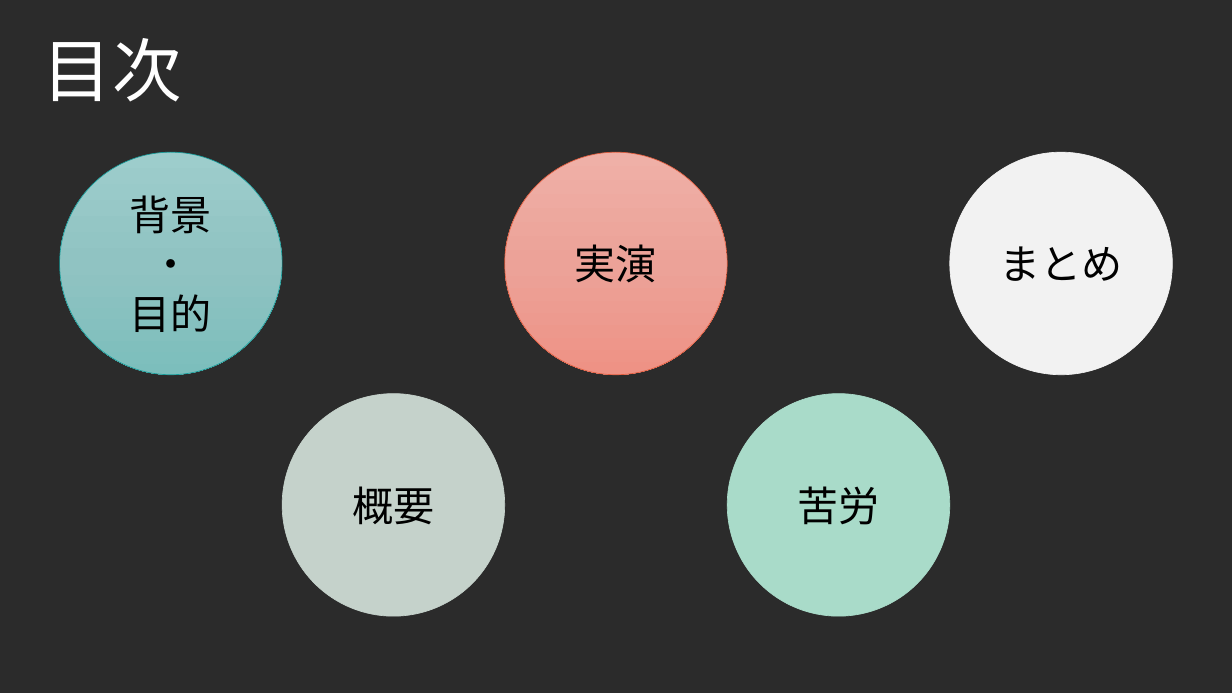
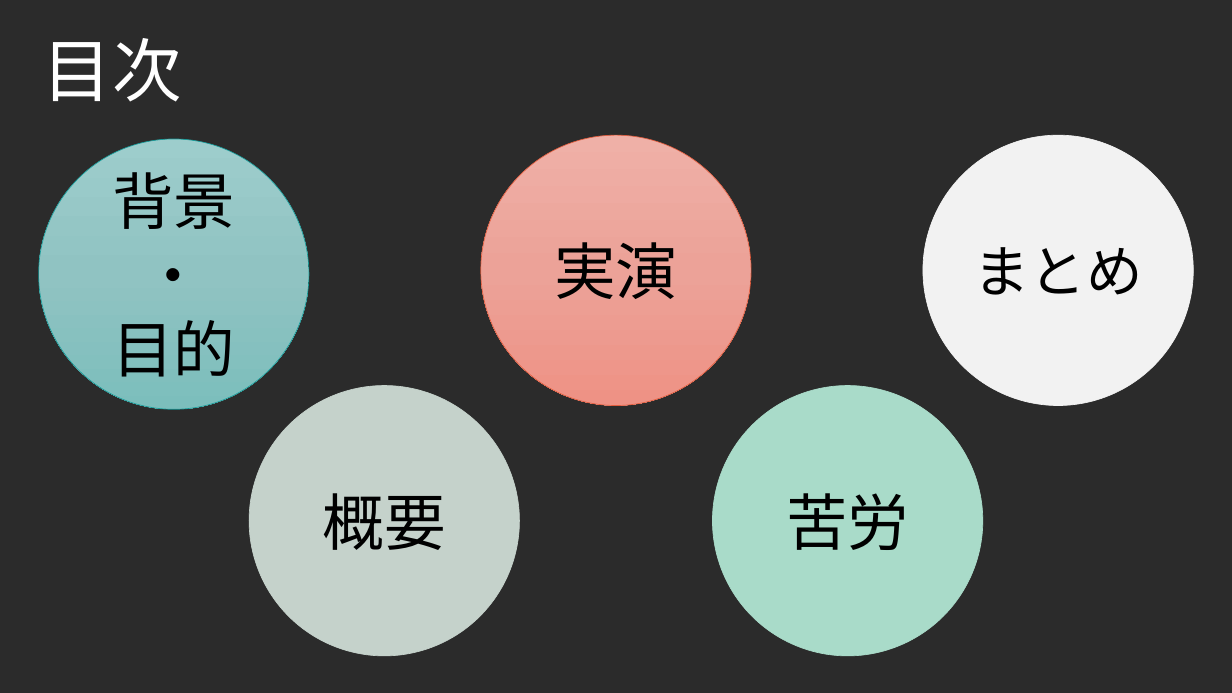
Before and after one commit to Fir4fly/Graduation-Project_specification, a slide deck: slide 2 of 総合制作実習.pptx. Drawn at 1232x693 pixels with LibreOffice and Linux fonts; fonts in the diff are those of the drawing; background and template pictures are left out; a plain dark background stands for a picture behind light text. Boxes give left, top, right and bottom in pixels: in the first picture for what was removed or moved away, otherwise in the second. Text is boxed around its words. In the diff, an @@ line names an element or a change of style, - is before the commit and + after.

```diff
--- a/総合制作実習.pptx
+++ b/総合制作実習.pptx
@@ ellipse "背景": place and size @@
-ellipse "背景" at box(60, 152, 283, 375)
+ellipse "背景" at box(39, 139, 310, 409)
@@ ellipse "実演": place and size @@
-ellipse "実演" at box(505, 152, 727, 375)
+ellipse "実演" at box(481, 135, 751, 406)
@@ ellipse "まとめ": place and size @@
-ellipse "まとめ" at box(950, 152, 1173, 375)
+ellipse "まとめ" at box(923, 135, 1194, 406)
@@ ellipse "まとめ" at box(923, 135, 1194, 406): size 32 to 44 pt @@
@@ ellipse "概要": place and size @@
-ellipse "概要" at box(282, 394, 505, 616)
+ellipse "概要" at box(250, 385, 520, 656)
@@ size 32 to 48 pt in 4 elements at box(481, 135, 751, 406), box(39, 139, 310, 409), box(250, 385, 520, 656), box(713, 385, 983, 656) @@
@@ ellipse "苦労": place and size @@
-ellipse "苦労" at box(727, 394, 950, 616)
+ellipse "苦労" at box(713, 385, 983, 656)
```
Also in this commit, not shown: 3 other slides changed, 2 slides added, 1 slide removed, 2 other files.
